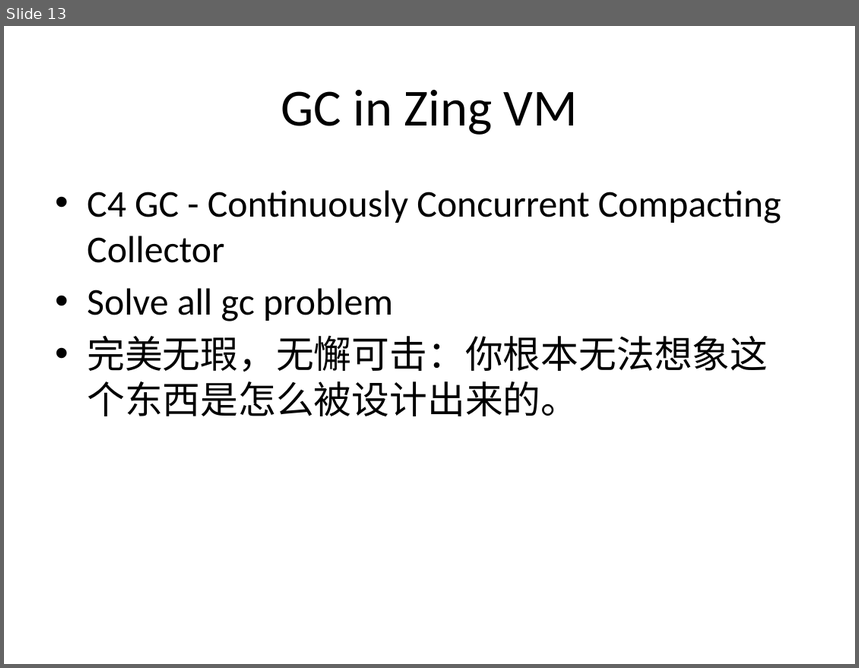
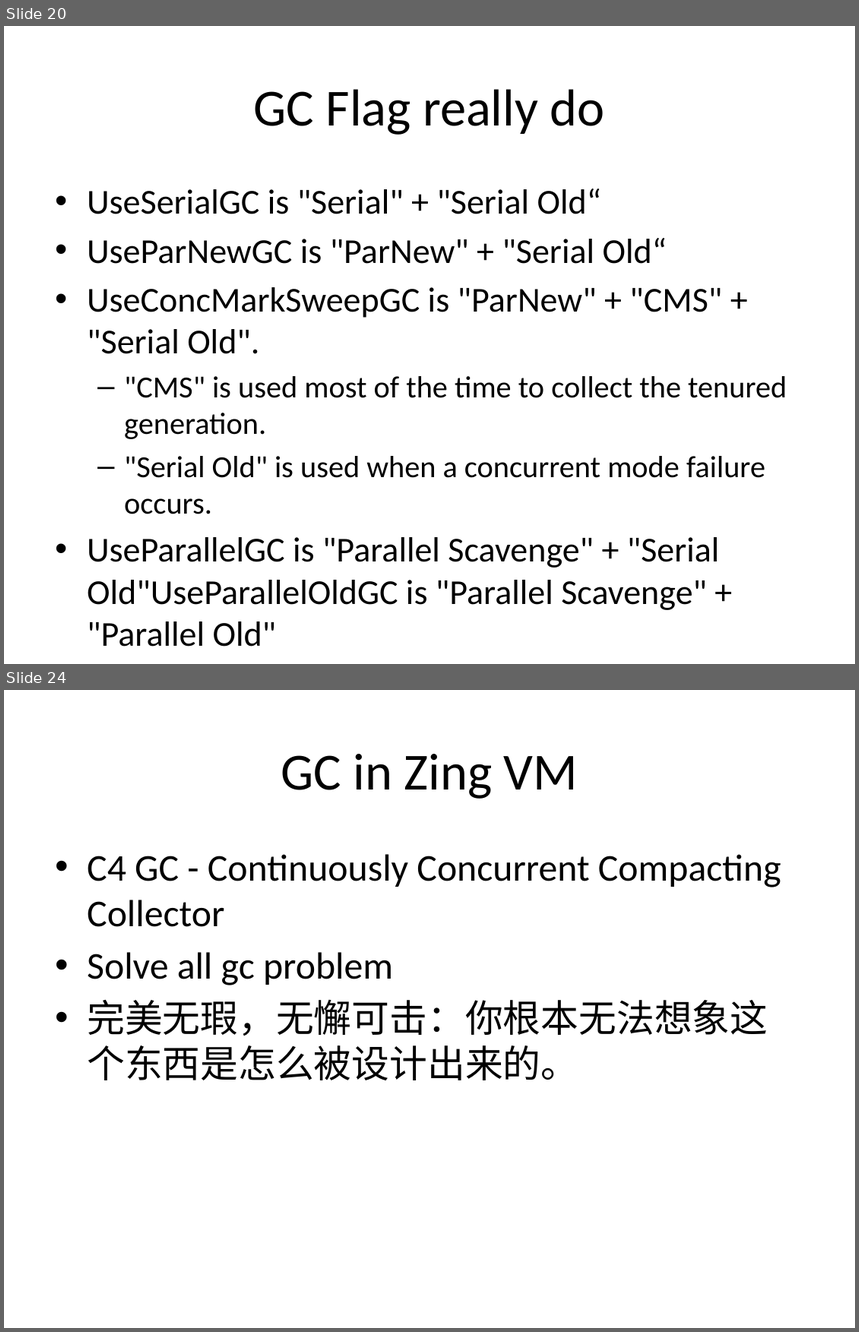
Before and after one commit to cyberdak/gc-hotspotgc, a slide deck: Garbage Collector persent.pptx. Shown one above the other, each under a label of ours: slide 13 before the commit, slides 20 and 24 after it; the slides between them are not shown. The pictures are 859x668 and 859x1332 pixels, drawn with LibreOffice and Linux fonts; fonts in the diff are those of the drawing. Boxes give left, top, right and bottom in pixels: in the first picture for what was removed or moved away, otherwise in the second. Text is boxed around its words. In the diff, an @@ line names an element or a change of style, - is before the commit and + after.

```diff
--- a/Garbage Collector persent.pptx
+++ b/Garbage Collector persent.pptx
@@ slide 20 added at (4,26,855,664), background #FFFFFF @@
@@ title added at (254,89,605,135), 44 pt, text #000000 @@
+GC Flag really do
@@ text added at (87,189,787,610), 29.6 pt, text #000000 @@
+• UseSerialGC is "Serial" + "Serial Old“
+• UseParNewGC is "ParNew" + "Serial Old“
+• UseConcMarkSweepGC is "ParNew" + "CMS" + "Serial Old".
+  – "CMS" is used most of the time to collect the tenured generation.
+  – "Serial Old" is used when a concurrent mode failure occurs.
+• UseParallelGC is "Parallel Scavenge" + "Serial Old"UseParallelOldGC is "Parallel Scavenge" + "Parallel Old"
@@ what was slide 13 is now slide 24 @@
```
Also in this commit, not shown: 12 slides changed, 15 other slides added, 1 slide removed, 6 other files.
